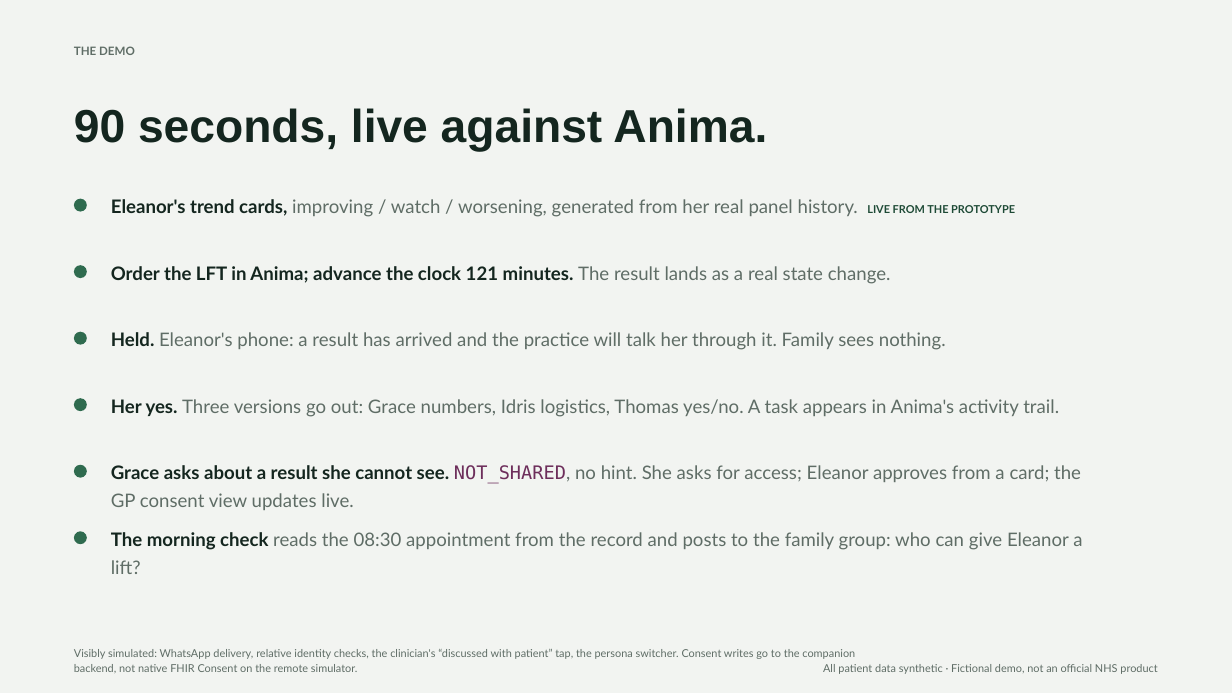
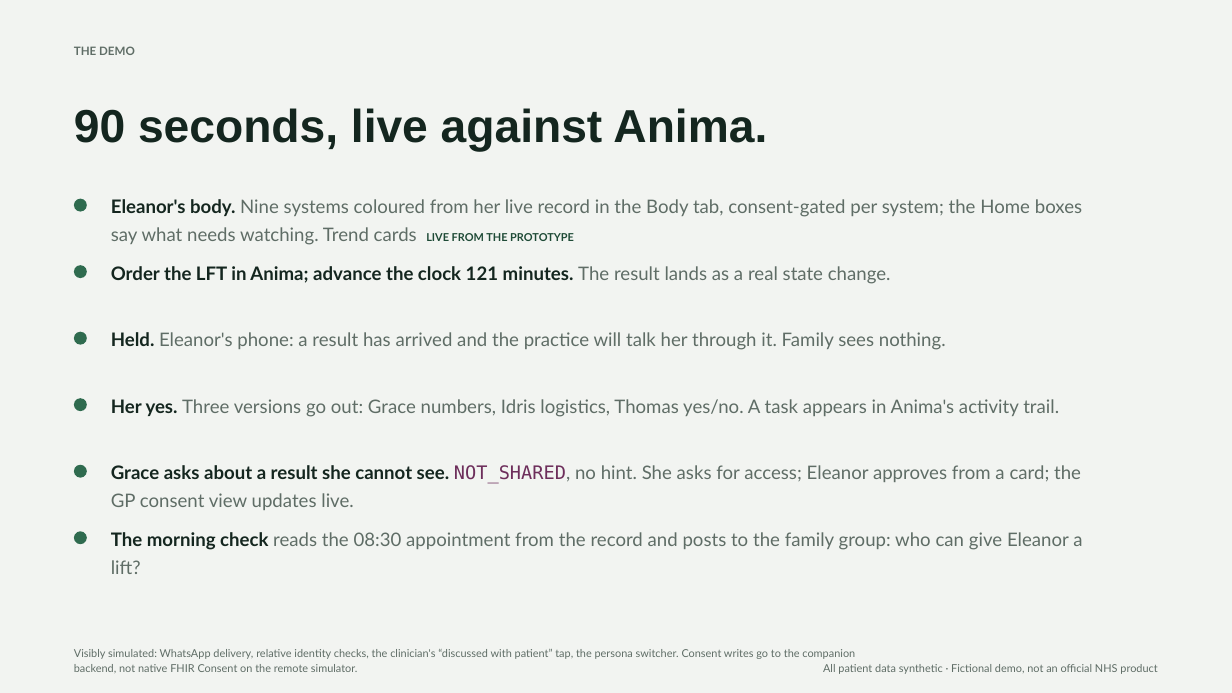
Before and after one commit to h45h1r/anima-openai-hackathon, a slide deck: slide 5 of pitch/Kindred-pitch.pptx. Drawn at 1232x693 pixels with LibreOffice and Linux fonts; fonts in the diff are those of the drawing. Boxes give left, top, right and bottom in pixels: in the first picture for what was removed or moved away, otherwise in the second. Text is boxed around its words. In the diff, an @@ line names an element or a change of style, - is before the commit and + after.

```diff
--- a/pitch/Kindred-pitch.pptx
+++ b/pitch/Kindred-pitch.pptx
@@ text at <box>111,199,1082,245</box>: text changed @@
-Eleanor's trend cards, improving / watch / worsening, generated from her real panel history. LIVE FROM THE PROTOTYPE
+Eleanor's body. Nine systems coloured from her live record in the Body tab, consent-gated per system; the Home boxes say what needs watching. Trend cards LIVE FROM THE PROTOTYPE
```
Also in this commit, not shown: 2 other slides changed, 3 other files.
